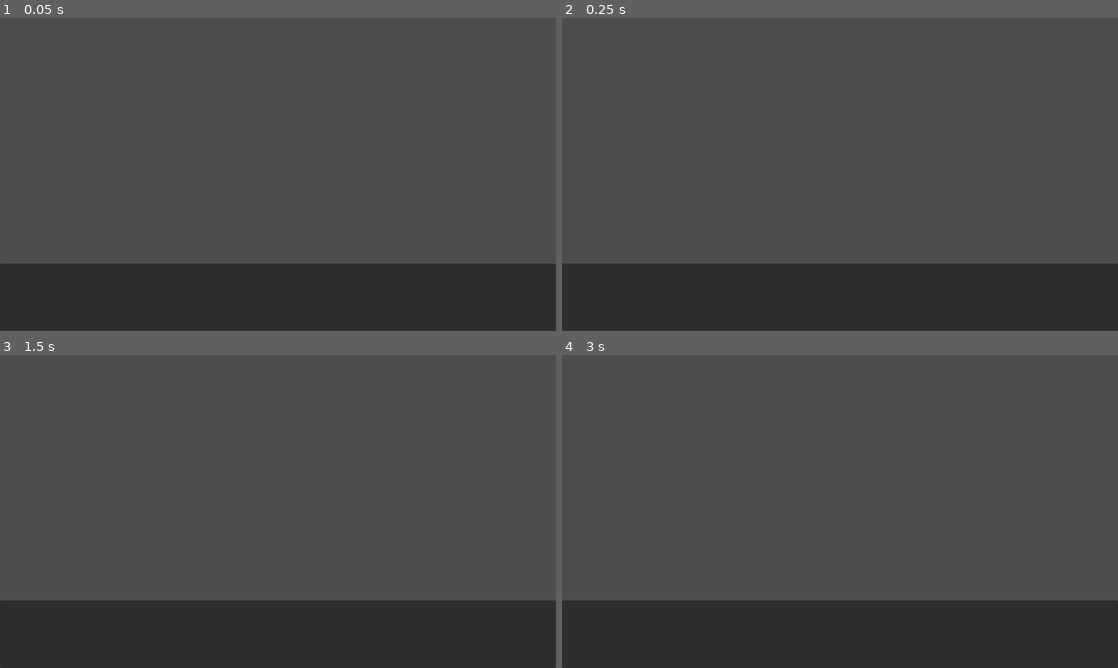
Above: before the commit, frames 1-4 (two rows, left to right).
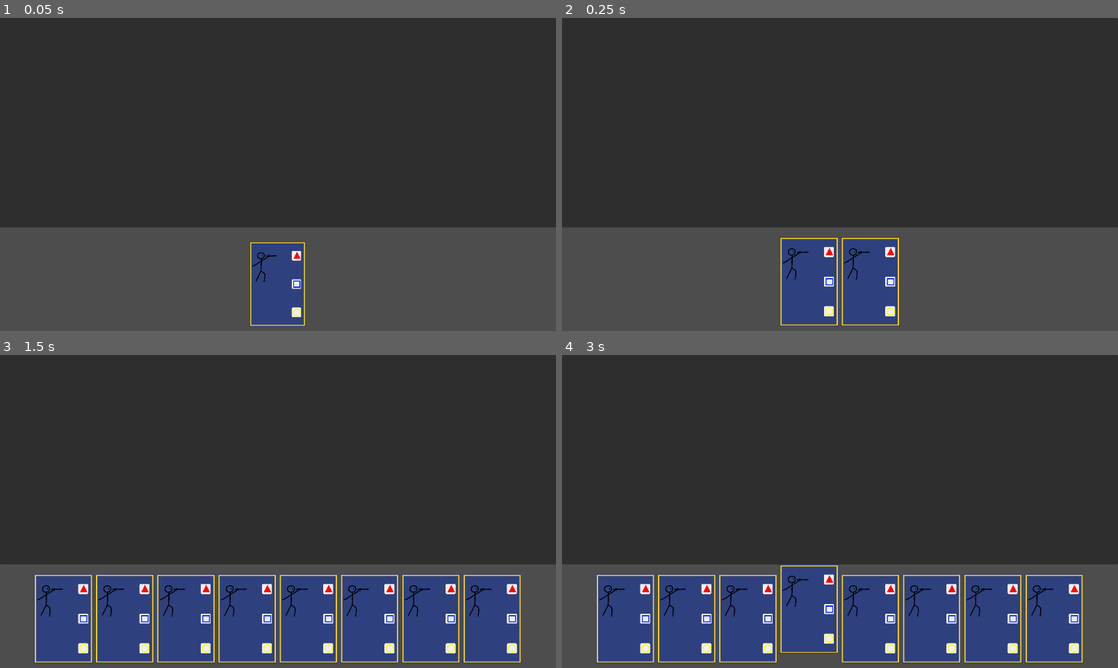
Above: after the commit, the same moments.

Repository: SlipperyScope/en-carde
Game: Godot game, scene res://Andrew/GoldMain.tscn
Two runs of this game, one before a commit and one after it. Both use one fixed random seed, a clock stepped at 60 frames per second and the inputs below. Before the commit the project starts from res://main.tscn.
Inputs (mouse positions are in pixels of both pictures, inside the frame that each line leads up to):
- Up to frame 1 (0.05 s): no input
- Up to frame 2 (0.25 s): no input
- Up to frame 3 (1.5 s): move the mouse to (400, 495) at 0.52 s; click (400, 495) at 0.67 s; tap Enter at 1.25 s; move the mouse to (166, 527) at 1.27 s; click (166, 527) at 1.42 s
- Up to frame 4 (3 s): tap Space at 2 s; move the mouse to (895, 442) at 2.02 s; click (895, 442) at 2.17 s; tap Enter at 2.75 s; move the mouse to (812, 574) at 2.77 s; click (812, 574) at 2.92 s

The runs differ from the first frame. In frame 1, 89% of the frame differs, in the area x 0-100%, y 0-100%; in frame 2, 90%; in frame 3, 96%; in frame 4, 96%.
Error before the commit: Out of bounds get index '0' (on base: 'Array[Finger]') (res://UI/bleh/bench.gd:44)

Commit message:
Changed the way animations work

Diff:
--- /dev/null
+++ b/Andrew/GoldMain.tscn
@@ -0,0 +1,10 @@
+[gd_scene format=3 uid="uid://rvrpjodn6e1v"]
+
+[ext_resource type="PackedScene" uid="uid://diurlcogt42j8" path="res://UI/BrainFog/GoldUI.tscn" id="1_l4lns"]
+
+[node name="GoldMain" type="Node2D" unique_id=1784204069]
+
+[node name="CanvasLayer" type="CanvasLayer" parent="." unique_id=830886825]
+
+[node name="GoldUi" parent="CanvasLayer" unique_id=1331284108 instance=ExtResource("1_l4lns")]
+custom_minimum_size = Vector2(0, 0)
--- a/Globals/EnumDefinitions.gd
+++ b/Globals/EnumDefinitions.gd
@@ -1,11 +1,11 @@
 extends Node
 
-# Card stances available to use on a card
+## Card stances available to use on a card
 enum CardStance
 {
-	Null = 0,
-	Attack = 1 << 0,
-	Defend = 1 << 1,
-	Vulnerable = 1 << 2,
-	Passthrough = 1 << 3
+	Null = 0, ## She's dead, Jim
+	Attack = 1 << 0, ## Attack stance
+	Defend = 1 << 1, ## Defense stance
+	Vulnerable = 1 << 2, ## Vulnerable / open
+	Passthrough = 1 << 3 ## Passthrough / no mask
 }
--- /dev/null
+++ b/Resources/GoldHandParams/Default_GoldHandSlotParams.tres
@@ -0,0 +1,9 @@
+[gd_resource type="Resource" script_class="GoldHandSlotParams" format=3 uid="uid://bnkn2xpf8tjrh"]
+
+[ext_resource type="Script" uid="uid://cqi0xrcahq3ai" path="res://Resources/GoldHandParams/GoldHandSlotParams.gd" id="1_fcbab"]
+
+[resource]
+script = ExtResource("1_fcbab")
+AnimationSpeed = 2.0
+StartClickable = false
+metadata/_custom_type_script = "uid://cghdutrem3xva"
--- /dev/null
+++ b/Resources/GoldHandParams/GoldHandSlotParams.gd
@@ -0,0 +1,23 @@
+extends Resource
+## Params used to initialize a [GoldHandSlot]
+class_name GoldHandSlotParams
+
+## True: Card should start collapsed (zero-width)
+## [br]False: Card should start fully visible
+@export var StartCollapsed: bool = true
+
+## True: Card should start selected
+## [br]False: Card should start not selected
+@export var StartSelected: bool = false
+
+## True: Card will animate
+## False: Card will not animate
+@export var EnableAnimation: bool = true
+
+## Speed multiplier of animations[br]
+## E.g., 2.0 = twice normal speed
+@export var AnimationSpeed: float = 1.0
+
+## True: Can be clicked right away[br]
+## False: Click must be enabled later
+@export var StartClickable: bool = true
--- a/Resources/MaskingRules/MaskingRule.gd
+++ b/Resources/MaskingRules/MaskingRule.gd
@@ -1,26 +1,31 @@
 extends Resource
 
-# Defines a rule for masking stances
+## Defines a rule for masking stances
 class_name MaskingRule
 
+## Starting stances handled by this rule
 @export_flags("Attack", "Defend", "Vulnerable", "Passthrough") var _Starting: int
+
+## Masking stances handled by this rule
 @export_flags("Attack", "Defend", "Vulnerable", "Passthrough") var _Mask: int
+
+## Resulting effective stance after mask is applied
 @export var _Result: EnumDefinitions.CardStance
 
-# Resulting stance
+## Resulting effective stance after mask is applied
 var Result: EnumDefinitions.CardStance:
 	get:
 		return _Result
 
-# Checks if this rule can consider a starting stance. True if it is able
+## Checks if this rule can consider a starting stance. True if it is able
 func MatchStartingStance(stance: EnumDefinitions.CardStance) -> bool:
 	return stance & _Starting != 0
 
-# Checks if this rule can consider a masking stance. True if it is able
+## Checks if this rule can consider a masking stance. True if it is able
 func MatchMaskStance(stance: EnumDefinitions.CardStance) -> bool:
 	return stance & _Mask != 0
 
-# Checks if this rule can consider the starting and masking stance. True if it is able
+## Checks if this rule can consider the starting and masking stance. True if it is able
 func IsValid(starting: EnumDefinitions.CardStance, mask: EnumDefinitions.CardStance) -> bool:
 	var validStart = MatchMaskStance(starting)
 	var validMask = MatchMaskStance(mask)
--- a/Resources/ScoreMethods/ScoreMethod.gd
+++ b/Resources/ScoreMethods/ScoreMethod.gd
@@ -1,9 +1,11 @@
 extends Resource
-# Defines how a stack of cards should be scored
+## Defines how a stack of cards should be scored
 class_name ScoreMethod
 
+## List of rules used by this score method
 @export var _MaskingRules: Array[MaskingRule]
 
+## Score the cards
 func Score(playStack: Array[GoldCard]) -> void:
 	# iterate through stack, applying rules
 	# return score
--- a/UI/BrainFog/GoldBench.gd
+++ b/UI/BrainFog/GoldBench.gd
@@ -2,14 +2,16 @@
 
 var CardSlotScene: PackedScene = preload("res://UI/BrainFog/GoldHandSlot.tscn")
 
+signal PlayCard(id: String) ## Card selected for play
+signal DealFinished() ## Cards have been dealt
 
-# Notifies when a card is designated for
-signal PlayCard(id: String)
+## Params to use for adding new cards
+@export var CardSlotParams: GoldHandSlotParams
 
 var _DealtCards: Array[GoldHandSlot] = []
 var _DealQueue: Array[GoldHandSlot] = []
 
-var AllowMultiSelect: bool = true:
+var AllowMultiSelect: bool = false:
 	get:
 		return AllowMultiSelect
 	set(new_value):
@@ -28,56 +30,51 @@
 # Adds a card to the deal queue
 func _QueueCard():
 	var card = CardSlotScene.instantiate() as GoldHandSlot
+	card.ready.connect(func(): card.Build(CardSlotParams))
+
 	_DealQueue.append(card)
 
 # Deals the each card from the queue
 func _DealCards():
 	if _DealQueue.size() > 0:
-		%SpacerSlot.move_to_front()
-		%CollapseAnimation.seek(0.1, true)
-		%SpacerSlot.visible = true
-		%CollapseAnimation.animation_finished.connect(_on_shift_hand_finished)
-		%CollapseAnimation.play_backwards("collapse")
+		var nextCard = _DealQueue.pop_back()
+		%CardSlots.add_child(nextCard)
+		nextCard.ExpandAnimationFinished.connect(_on_card_deal_animation_finished)
+		nextCard.Expand()
+		_DealtCards.append(nextCard)
+	else:
+		for card in _DealtCards:
+			card.Clickable = true
+			card.SelectCard.connect(_on_select_card)
+			card.PlayCard.connect(_on_play_card)
+		DealFinished.emit()
 
-# Spacer finished shifting hand over for new card
-func _on_shift_hand_finished(anim_name: String):
-	%CollapseAnimation.animation_finished.disconnect(_on_shift_hand_finished)
-	#%SpacerSlot.visible = false
-	_DealCard(_DealQueue.pop_back())
-	if _DealQueue.size() > 0:
-		%Cooldown.timeout.connect(_on_cooldown_finished)
-		%Cooldown.start()
-	else:
-		%SpacerSlot.visible = false
+## Handles card deal animation complete
+func _on_card_deal_animation_finished(card: GoldHandSlot, position: GoldHandSlot.ExpandTarget) -> void:
+	card.ExpandAnimationFinished.disconnect(_on_card_deal_animation_finished)
+	%DealCooldown.timeout.connect(_on_cooldown_finished)
+	%DealCooldown.start()
 
-# Adds card to hand
-func _DealCard(card: GoldHandSlot):
-	_DealtCards.append(card)
-	%CollapseAnimation.seek(0.1, true)
-	%CardSlots.add_child(card)
-	card.SelectCard.connect(_on_select_card)
-	card.PlayCard.connect(_on_play_card)
-
-# Deal next card after cooldown
+## Deal next card after cooldown
 func _on_cooldown_finished() -> void:
-	%Cooldown.timeout.disconnect(_on_cooldown_finished)
+	%DealCooldown.timeout.disconnect(_on_cooldown_finished)
 	_DealCards()
 
-func _on_select_card(selectedCard: GoldHandSlot) -> void:
+func _on_select_card(card: GoldHandSlot) -> void:
 	if AllowMultiSelect == true:
-		selectedCard.IsSelected = true
+		card.Select()
 		return
 
-	for card in _DealtCards:
-		if card == selectedCard:
-			card.IsSelected = true
+	for slot in _DealtCards:
+		if slot == card:
+			slot.Select()
 		else:
-			card.IsSelected = false
+			slot.Deselect()
 	pass
 
-func _on_play_card(selectedCard: GoldHandSlot) -> void:
+func _on_play_card(card: GoldHandSlot) -> void:
 	if AllowMultiSelect == true:
-		selectedCard.IsSelected = false
+		card.Deselect()
 	else:
 		print("Played card")
 		PlayCard.emit("")
--- a/UI/BrainFog/GoldBench.tscn
+++ b/UI/BrainFog/GoldBench.tscn
@@ -1,7 +1,7 @@
 [gd_scene format=3 uid="uid://bdgo1ydfwceow"]
 
 [ext_resource type="Script" uid="uid://ddjwxdac5e3no" path="res://UI/BrainFog/GoldBench.gd" id="1_ds8l0"]
-[ext_resource type="Texture2D" uid="uid://iqmyywnqcle4" path="res://GFX/GoldGFX/Cards/CardBlank.png" id="2_yltbh"]
+[ext_resource type="Resource" uid="uid://bnkn2xpf8tjrh" path="res://Resources/GoldHandParams/Default_GoldHandSlotParams.tres" id="2_yltbh"]
 
 [sub_resource type="StyleBoxEmpty" id="StyleBoxEmpty_jq3gu"]
 content_margin_left = 0.0
@@ -9,94 +9,17 @@
 content_margin_right = 0.0
 content_margin_bottom = 0.0
 
-[sub_resource type="StyleBoxEmpty" id="StyleBoxEmpty_yltbh"]
-content_margin_left = 0.0
-content_margin_top = 0.0
-content_margin_right = 0.0
-content_margin_bottom = 0.0
-
-[sub_resource type="StyleBoxEmpty" id="StyleBoxEmpty_f6e2s"]
-content_margin_left = 0.0
-content_margin_top = 0.0
-content_margin_right = 0.0
-content_margin_bottom = 0.0
-
-[sub_resource type="Animation" id="Animation_yltbh"]
-length = 0.001
-tracks/0/type = "value"
-tracks/0/imported = false
-tracks/0/enabled = true
-tracks/0/path = NodePath("VBoxContainer/TextureRect:size_flags_stretch_ratio")
-tracks/0/interp = 1
-tracks/0/loop_wrap = true
-tracks/0/keys = {
-"times": PackedFloat32Array(0),
-"transitions": PackedFloat32Array(1),
-"update": 0,
-"values": [9.0]
-}
-
-[sub_resource type="Animation" id="Animation_f6e2s"]
-resource_name = "collapse"
-length = 0.1
-step = 0.0166
-tracks/0/type = "value"
-tracks/0/imported = false
-tracks/0/enabled = true
-tracks/0/path = NodePath("VBoxContainer/TextureRect:size_flags_stretch_ratio")
-tracks/0/interp = 1
-tracks/0/loop_wrap = true
-tracks/0/keys = {
-"times": PackedFloat32Array(0, 0.1),
-"transitions": PackedFloat32Array(0.5, 0.5),
-"update": 0,
-"values": [9.0, 0.0]
-}
-
-[sub_resource type="AnimationLibrary" id="AnimationLibrary_jq3gu"]
-_data = {
-&"RESET": SubResource("Animation_yltbh"),
-&"collapse": SubResource("Animation_f6e2s")
-}
-
 [node name="GoldBench" type="PanelContainer" unique_id=1243112464]
 theme_override_styles/panel = SubResource("StyleBoxEmpty_jq3gu")
 script = ExtResource("1_ds8l0")
+CardSlotParams = ExtResource("2_yltbh")
 
 [node name="CardSlots" type="HBoxContainer" parent="." unique_id=1318183672]
 unique_name_in_owner = true
 layout_mode = 2
 alignment = 1
 
-[node name="SpacerSlot" type="PanelContainer" parent="CardSlots" unique_id=1741951524]
-unique_name_in_owner = true
-layout_mode = 2
-mouse_filter = 1
-theme_override_styles/panel = SubResource("StyleBoxEmpty_yltbh")
-
-[node name="VBoxContainer" type="VBoxContainer" parent="CardSlots/SpacerSlot" unique_id=637535884]
-layout_mode = 2
-theme_override_constants/separation = 0
-
-[node name="Buffer" type="Panel" parent="CardSlots/SpacerSlot/VBoxContainer" unique_id=1270065992]
-layout_mode = 2
-size_flags_vertical = 3
-theme_override_styles/panel = SubResource("StyleBoxEmpty_f6e2s")
-
-[node name="TextureRect" type="TextureRect" parent="CardSlots/SpacerSlot/VBoxContainer" unique_id=415800122]
-layout_mode = 2
-size_flags_vertical = 3
-size_flags_stretch_ratio = 9.0
-texture = ExtResource("2_yltbh")
-expand_mode = 3
-stretch_mode = 4
-
-[node name="CollapseAnimation" type="AnimationPlayer" parent="CardSlots/SpacerSlot" unique_id=611316961]
-unique_name_in_owner = true
-libraries/ = SubResource("AnimationLibrary_jq3gu")
-speed_scale = 2.0
-
-[node name="Cooldown" type="Timer" parent="CardSlots/SpacerSlot" unique_id=90647176]
+[node name="DealCooldown" type="Timer" parent="." unique_id=510429532]
 unique_name_in_owner = true
 wait_time = 0.05
 one_shot = true
--- a/UI/BrainFog/GoldHandSlot.gd
+++ b/UI/BrainFog/GoldHandSlot.gd
@@ -2,59 +2,205 @@
 # UI element for cards in the player's hand
 class_name GoldHandSlot
 
-signal SelectCard(selectedCard: GoldHandSlot) # Notifies when the card should be selected
-signal PlayCard(selectedCard: GoldHandSlot) # Notifies when the selected card should be played
-
-const CARD_BUMP_TIME: float = 0.05
-
+signal CardSlotBuilt(card: GoldHandSlot) ## Card slot has finished building
+signal ExpandAnimationFinished(card: GoldHandSlot, position: ExpandTarget) ## Card finished expand/collapse animation
+signal SelectAnimationFinished(card: GoldHandSlot, position: SlideTarget) ## Card finished select/deselect animation
+signal SelectCard(card: GoldHandSlot) ## User attempting to select card
+signal PlayCard(card: GoldHandSlot) ## User attempting to play card
+
+const EXPAND_ANIMATION = "expand" ## Animation name in the player
+const SLIDE_ANIMATION = "slide_up" ## Animation name in the player
+const BUMP_MARKER = "bump_height" ## Marker name in the player
+var BUMP_MARKER_TIME: float: ## Animation time of the bump marker
+	get:
+		return %SlideAnimation.get_animation(SLIDE_ANIMATION).get_marker_time(BUMP_MARKER)
+
+## Where to slide to
+enum SlideTarget {
+	Down, ## Down position
+	Partial, ## Mouseover position
+	Full, ## Selected position
+}
+
+## Where to expand to
+enum ExpandTarget {
+	Expanded, ## Expanding open
+	Collapsed ## Expanding closed
+}
+
+var _Selected: bool
+
+## True: Card is selected
+var Selected: bool:
+	get: return _Selected
+
+var _Expanded: bool
+
+## True: Card is expanded
+var Expanded: bool:
+	get: return _Expanded
+
+## Whether the card should animate on slide and expand
+var DoAnimations: bool:
+	get: return DoAnimations
+	set(value):
+		DoAnimations = value
+		# Force complete current animations
+
+## True if the card can be clicked / responds to mouse events
+var Clickable: bool:
+	get: return Clickable
+	set(value): mouse_filter = Control.MouseFilter.MOUSE_FILTER_STOP if value == true else Control.MouseFilter.MOUSE_FILTER_IGNORE
+
+## True if the mouse is over this slot
 var _MouseOver: bool = false
-var _lastAnimationFinishedTime: float = 0
 
 func _ready():
-	%SlideAnimation.assigned_animation = "bump_up"
-	%SlideAnimation.seek(0, true)
-	%SlideAnimation.animation_finished.connect(_on_animation_finished)
-	mouse_entered.connect(_on_mouse_entered)
-	mouse_exited.connect(_on_mouse_exited)
-	gui_input.connect(_on_gui_input)
-
-
-var IsSelected: bool:
-	get:
-		return IsSelected
-	set(new_value):
-		if IsSelected != new_value:
-			IsSelected = new_value
-			if %SlideAnimation.assigned_animation == "bump_up":
-				%SlideAnimation.assigned_animation = "slide_up"
-				%SlideAnimation.seek(_lastAnimationFinishedTime * 2)
-			else:
-				%SlideAnimation.assigned_animation = "slide_up"
-				%SlideAnimation.seek(_lastAnimationFinishedTime)
-			if new_value == true:
-				%SlideAnimation.play("slide_up")
-			else:
-				%SlideAnimation.play_backwards("slide_up")
-
-func _on_mouse_entered() -> void:
+	%SlideAnimation.assigned_animation = SLIDE_ANIMATION
+	%ExpandAnimation.assigned_animation = EXPAND_ANIMATION
+	Clickable = false
+	mouse_entered.connect(_on_mouse_over)
+	mouse_exited.connect(_on_mouse_out)
+	gui_input.connect(_on_mouse_click)
+
+## Set the initial configurion for the card
+func Build(params: GoldHandSlotParams) -> void:
+	if is_node_ready() == false:
+		push_error("Tried to build hand slot before it was ready")
+		return
+
+	DoAnimations = false
+	%SlideAnimation.speed_scale = params.AnimationSpeed
+	%ExpandAnimation.speed_scale = params.AnimationSpeed
+	Clickable = params.StartClickable
+
+	if params.StartCollapsed == true:
+		Collapse(false)
+	else:
+		Expand(false)
+	if params.StartSelected == true:
+		Select(false)
+	else:
+		Deselect(false)
+
+	DoAnimations = params.EnableAnimation
+	CardSlotBuilt.emit(self )
+
+## Select this card
+func Select(fireEvent = true) -> void:
+	_Selected = true
+	if fireEvent == true:
+		%SlideAnimation.animation_finished.connect(_on_select_animation_finished)
+	_Slide(SlideTarget.Full, !DoAnimations, fireEvent)
+
+## Handles select animation completion
+func _on_select_animation_finished(anim_name: String) -> void:
+	%SlideAnimation.animation_finished.disconnect(_on_select_animation_finished)
+	SelectAnimationFinished.emit(self , SlideTarget.Full)
+
+## Deselect this card
+func Deselect(fireEvent = true) -> void:
+	_Selected = false
+	var target: SlideTarget = SlideTarget.Down if _MouseOver == false else SlideTarget.Partial
+	if fireEvent == true:
+		%SlideAnimation.animation_finished.connect(_on_deselect_animation_finished)
+	_Slide(target, !DoAnimations, fireEvent)
+
+## Handles deselect animation completion
+func _on_deselect_animation_finished(anim_name: String) -> void:
+	%SlideAnimation.animation_finished.disconnect(_on_deselect_animation_finished)
+	SelectAnimationFinished.emit(self , SlideTarget.Full)
+
+## Expand this card
+func Expand(fireEvent = true) -> void:
+	_Expanded = true
+	if fireEvent == true:
+		%ExpandAnimation.animation_finished.connect(_on_expand_animation_finished)
+	_Expand(ExpandTarget.Expanded, !DoAnimations, fireEvent)
+
+## Handles expand animation completion
+func _on_expand_animation_finished(anim_name: String) -> void:
+	%ExpandAnimation.animation_finished.disconnect(_on_expand_animation_finished)
+	ExpandAnimationFinished.emit(self , ExpandTarget.Expanded)
+
+## Collapse this card
+func Collapse(fireEvent = true) -> void:
+	_Expanded = false
+	if fireEvent == true:
+		%ExpandAnimation.animation_finished.connect(_on_collapse_animation_finished)
+	_Expand(ExpandTarget.Collapsed, !DoAnimations, fireEvent)
+
+## Handles collapse animation completion
+func _on_collapse_animation_finished(anim_name: String) -> void:
+	%ExpandAnimation.animation_finished.disconnect(_on_collapse_animation_finished)
+	ExpandAnimationFinished.emit(self , ExpandTarget.Collapsed)
+
+## Starts a card slide
+func _Slide(to: SlideTarget, skipAnimation: bool = false, fireEvent: bool = true) -> void:
+	var anim = %SlideAnimation
+
+	var endTime: float
+	match to:
+		SlideTarget.Down:
+			endTime = 0
+		SlideTarget.Full:
+			endTime = anim.current_animation_length
+		SlideTarget.Partial:
+			endTime = BUMP_MARKER_TIME
+
+	if fireEvent == false:
+		anim.seek(endTime, true)
+		return
+
+	var startTime = anim.current_animation_position if skipAnimation == false else endTime
+	if startTime < endTime:
+		anim.play_section(SLIDE_ANIMATION, startTime, endTime)
+	elif startTime > endTime:
+		anim.play_section_backwards(SLIDE_ANIMATION, endTime, startTime)
+	else:
+		anim.seek(endTime, true)
+		anim.animation_finished.emit(SLIDE_ANIMATION)
+
+## Starts a card expand
+func _Expand(target: ExpandTarget, skipAnimation: bool = false, fireEvent: bool = true) -> void:
+	var anim = %ExpandAnimation
+	var endTime: float
+	match target:
+		ExpandTarget.Expanded:
+			endTime = anim.current_animation_length
+		ExpandTarget.Collapsed:
+			endTime = 0
+
+	if fireEvent == false:
+		anim.seek(endTime, true)
+		return
+
+	var startTime = anim.current_animation_position if skipAnimation == false else endTime
+
+	if startTime < endTime:
+		anim.play_section(EXPAND_ANIMATION, startTime, endTime)
+	elif startTime > endTime:
+		anim.play_section_backwards(EXPAND_ANIMATION, endTime, startTime)
+	else:
+		anim.seek(endTime)
+		anim.animation_finished.emit(EXPAND_ANIMATION)
+
+## Handles mouse over
+func _on_mouse_over() -> void:
 	_MouseOver = true
-	if IsSelected == false && %SlideAnimation.current_animation != "slide_up":
-		%SlideAnimation.play("bump_up")
-
-func _on_mouse_exited() -> void:
+	if Selected == false:
+		_Slide(SlideTarget.Partial, !DoAnimations)
+
+## Handles mouse out
+func _on_mouse_out() -> void:
 	_MouseOver = false
-	if IsSelected == false && %SlideAnimation.current_animation != "slide_up":
-		%SlideAnimation.play_backwards("bump_up")
-
-func _on_gui_input(event: InputEvent) -> void:
+	if Selected == false:
+		_Slide(SlideTarget.Down, !DoAnimations)
+
+## Handles mouse click
+func _on_mouse_click(event: InputEvent) -> void:
 	if event is InputEventMouseButton and event.pressed and event.button_index == MOUSE_BUTTON_LEFT:
-		if IsSelected == true:
+		if Selected == true:
 			PlayCard.emit(self )
 		else:
 			SelectCard.emit(self )
-		# IsSelected = !IsSelected
-
-func _on_animation_finished(anim_name: String) -> void:
-	_lastAnimationFinishedTime = %SlideAnimation.current_animation_position
-	if %SlideAnimation.assigned_animation == "slide_up" && _MouseOver == true && _lastAnimationFinishedTime == 0:
-		%SlideAnimation.play("bump_up")
--- a/UI/BrainFog/GoldHandSlot.tscn
+++ b/UI/BrainFog/GoldHandSlot.tscn
@@ -116,6 +116,11 @@
 resource_name = "slide_up"
 length = 0.2
 step = 0.0167
+markers = [{
+"color": Color(1, 0, 1, 1),
+"name": &"bump_height",
+"time": 0.1
+}]
 tracks/0/type = "value"
 tracks/0/imported = false
 tracks/0/enabled = true
@@ -149,6 +154,44 @@
 &"slide_up": SubResource("Animation_mfs4m")
 }
 
+[sub_resource type="Animation" id="Animation_sa7ey"]
+length = 0.001
+tracks/0/type = "value"
+tracks/0/imported = false
+tracks/0/enabled = true
+tracks/0/path = NodePath("VBoxContainer/Card:size_flags_stretch_ratio")
+tracks/0/interp = 1
+tracks/0/loop_wrap = true
+tracks/0/keys = {
+"times": PackedFloat32Array(0),
+"transitions": PackedFloat32Array(1),
+"update": 0,
+"values": [9.0]
+}
+
+[sub_resource type="Animation" id="Animation_7wq2s"]
+resource_name = "expand"
+length = 0.1
+step = 0.0167
+tracks/0/type = "value"
+tracks/0/imported = false
+tracks/0/enabled = true
+tracks/0/path = NodePath("VBoxContainer/Card:size_flags_stretch_ratio")
+tracks/0/interp = 1
+tracks/0/loop_wrap = true
+tracks/0/keys = {
+"times": PackedFloat32Array(0, 0.1),
+"transitions": PackedFloat32Array(1, 2),
+"update": 0,
+"values": [0.0, 9.0]
+}
+
+[sub_resource type="AnimationLibrary" id="AnimationLibrary_g8ukc"]
+_data = {
+&"RESET": SubResource("Animation_sa7ey"),
+&"expand": SubResource("Animation_7wq2s")
+}
+
 [node name="GoldHandSlot" type="PanelContainer" unique_id=2123632711]
 anchors_preset = -1
 offset_bottom = 745.0
@@ -200,7 +243,6 @@
 size_flags_vertical = 3
 texture = ExtResource("2_j3xhv")
 expand_mode = 3
-stretch_mode = 4
 
 [node name="MiddleStance" type="TextureRect" parent="VBoxContainer/Card/Stances" unique_id=1927420181]
 unique_name_in_owner = true
@@ -208,7 +250,6 @@
 size_flags_vertical = 3
 texture = ExtResource("3_sa7ey")
 expand_mode = 3
-stretch_mode = 4
 
 [node name="BottomStance" type="TextureRect" parent="VBoxContainer/Card/Stances" unique_id=2137401360]
 unique_name_in_owner = true
@@ -216,7 +257,6 @@
 size_flags_vertical = 3
 texture = ExtResource("4_4ndfn")
 expand_mode = 3
-stretch_mode = 4
 
 [node name="Bottom" type="Panel" parent="VBoxContainer" unique_id=209825063]
 layout_mode = 2
@@ -229,3 +269,7 @@
 unique_name_in_owner = true
 libraries/ = SubResource("AnimationLibrary_5bogr")
 speed_scale = 2.0
+
+[node name="ExpandAnimation" type="AnimationPlayer" parent="." unique_id=1202662495]
+unique_name_in_owner = true
+libraries/ = SubResource("AnimationLibrary_g8ukc")
--- a/project.godot
+++ b/project.godot
@@ -11,7 +11,7 @@
 [application]
 
 config/name="EnCarde"
-run/main_scene="uid://b4kntmfmagv1"
+run/main_scene="uid://rvrpjodn6e1v"
 config/features=PackedStringArray("4.6", "Forward Plus")
 config/icon="res://icon.svg"
 
Not shown, added: Resources/GoldHandParams/GoldHandSlotParams.gd.uid
